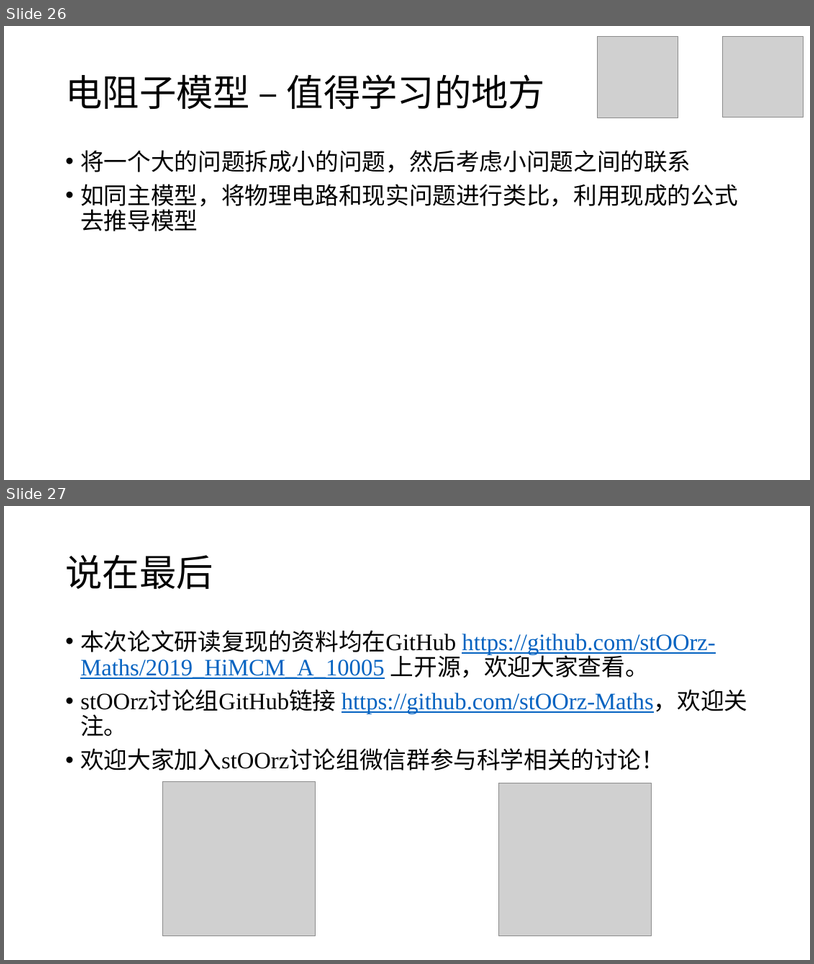
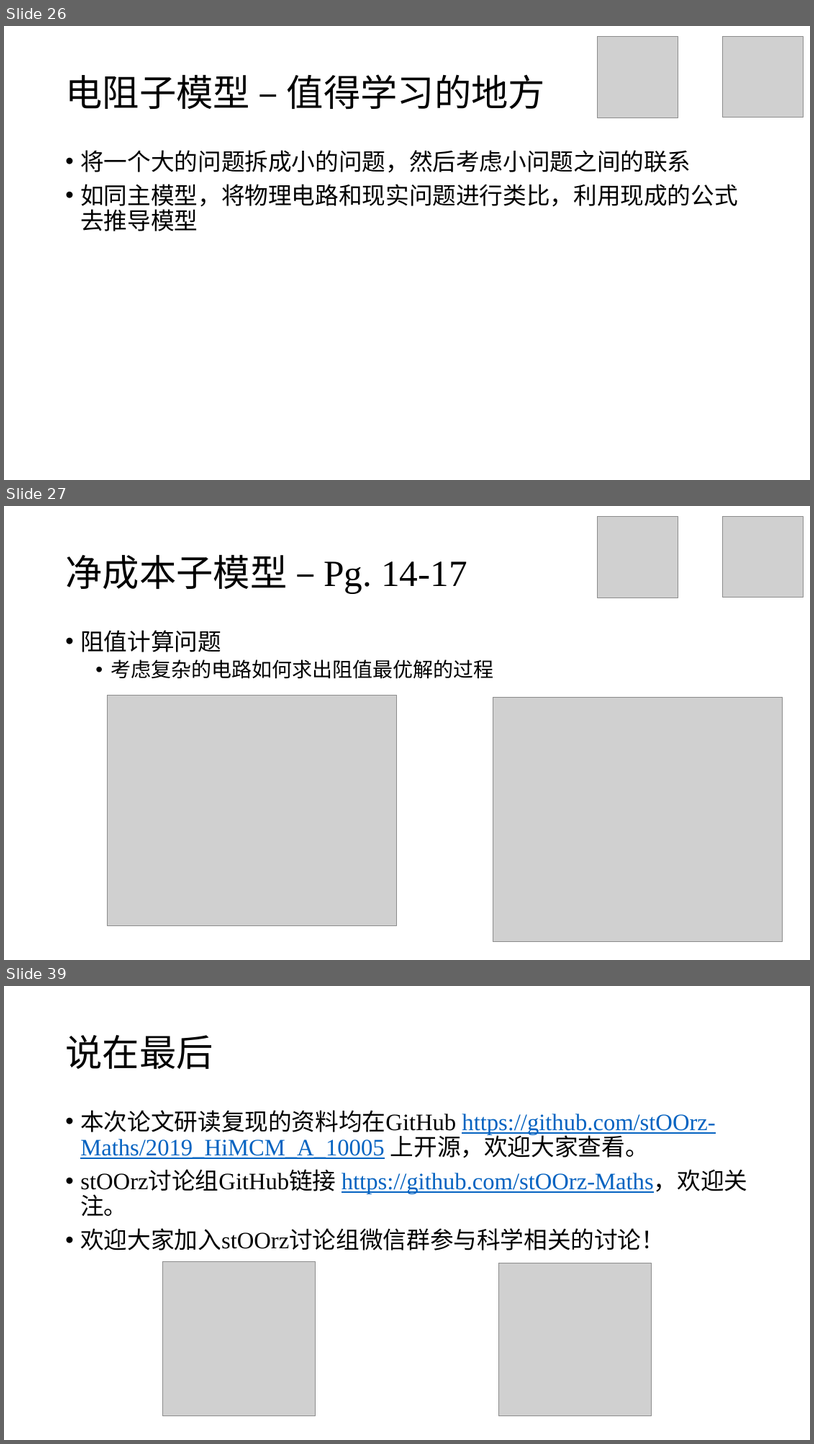
Before and after one commit to stOOrz-Science-Mind/2019_HiMCM_A_10005, a slide deck: 10005.pptx. Shown one above the other, each under a label of ours: slides 26 and 27 before the commit, slides 26, 27 and 39 after it; the slides between them are not shown. The pictures are 814x964 and 814x1444 pixels, drawn with LibreOffice and Linux fonts; fonts in the diff are those of the drawing; grey boxes stand for pictures. Boxes give left, top, right and bottom in pixels: in the first picture for what was removed or moved away, otherwise in the second. Text is boxed around its words. In the diff, an @@ line names an element or a change of style, - is before the commit and + after.

```diff
--- a/10005.pptx
+++ b/10005.pptx
@@ slide 27 added at box(4, 506, 810, 960), background #FFFFFF @@
@@ picture added at box(598, 516, 679, 597) @@
@@ picture added at box(723, 516, 804, 597) @@
@@ title added at box(65, 555, 468, 593), 44 pt, text #000000 @@
+净成本子模型 – Pg. 14-17
@@ text added at box(80, 630, 494, 679), 24 pt, text #000000 @@
+• 阻值计算问题
+  • 考虑复杂的电路如何求出阻值最优解的过程
@@ picture added at box(108, 695, 397, 925) @@
@@ picture added at box(494, 697, 783, 941) @@
@@ what was slide 27 is now slide 39 @@
```
Also in this commit, not shown: 3 slides changed, 11 other slides added, 2 other files.
